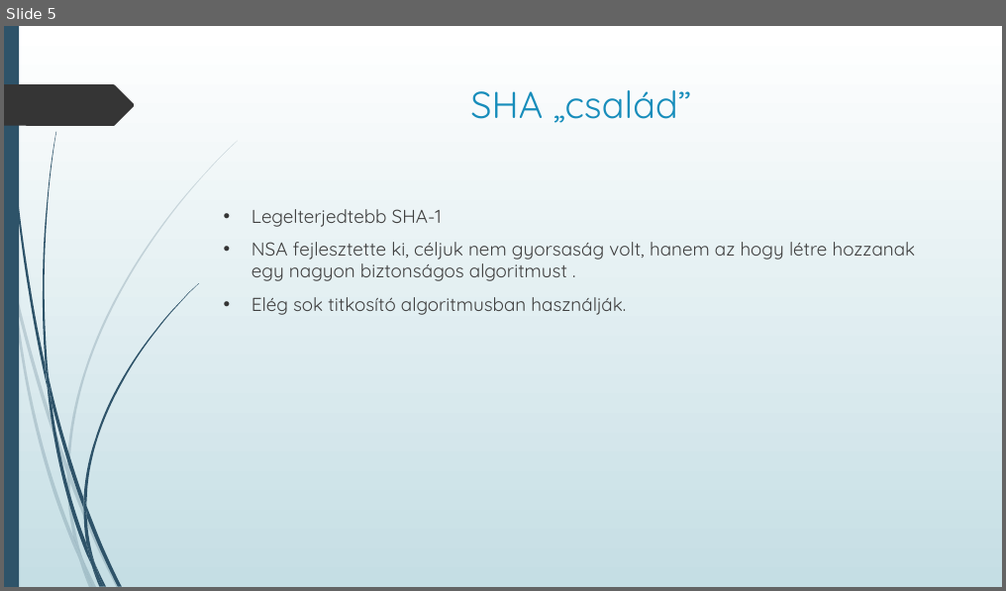
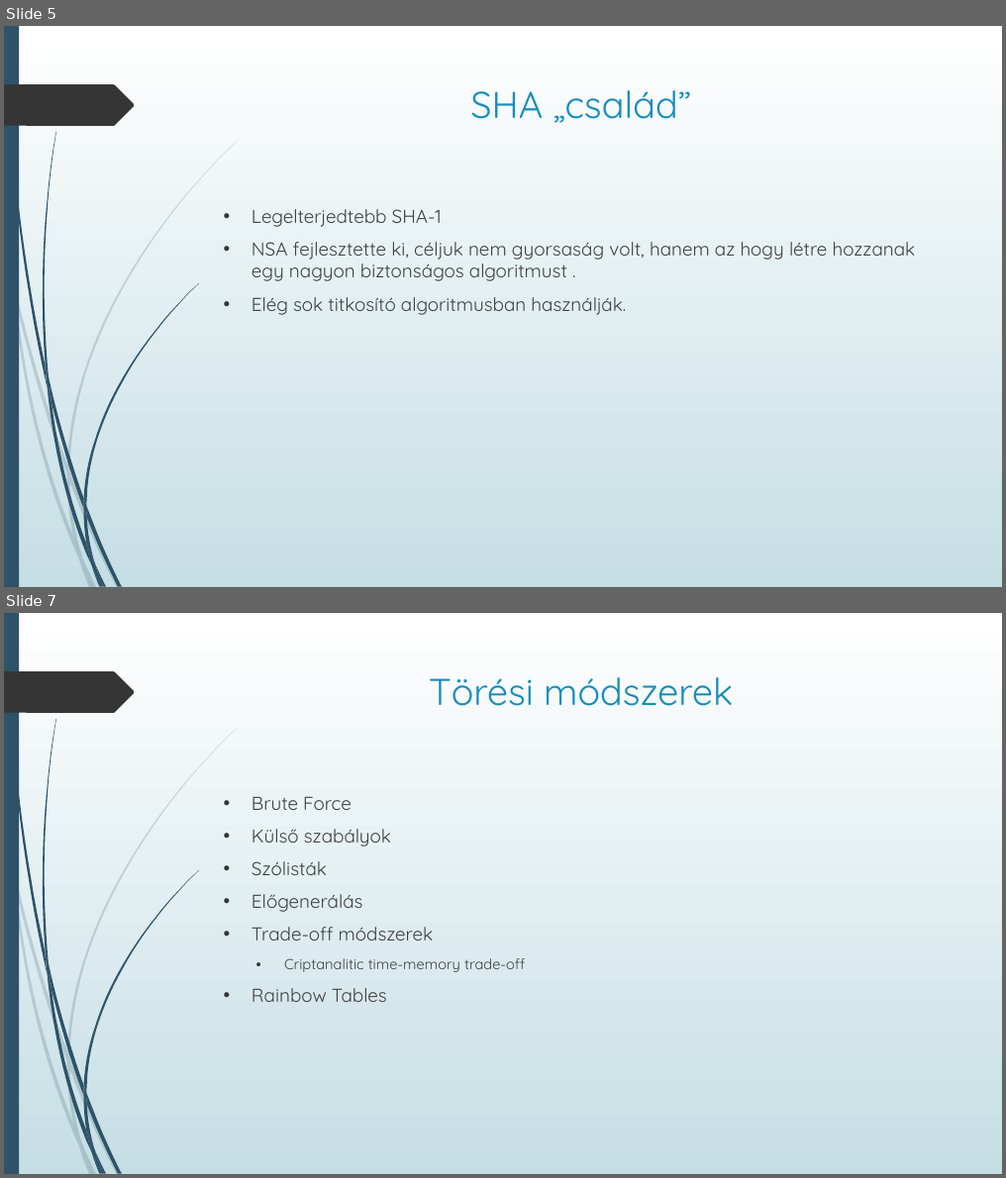
Before and after one commit to njszki-2016-14sz/CSS-Champions, a slide deck: Hash Tábla Algoritmisok.pptx. Shown one above the other, each under a label of ours: slide 5 before the commit, slides 5 and 7 after it; the slides between them are not shown. The pictures are 1006x591 and 1006x1178 pixels, drawn with LibreOffice and Linux fonts; fonts in the diff are those of the drawing. Boxes give left, top, right and bottom in pixels: in the first picture for what was removed or moved away, otherwise in the second. Text is boxed around its words. In the diff, an @@ line names an element or a change of style, - is before the commit and + after.

```diff
--- a/Hash Tábla Algoritmisok.pptx
+++ b/Hash Tábla Algoritmisok.pptx
@@ slide 7 added at (4,613,1002,1174), background gradient #FFFFFF to #C5DEE5; not listed: 24 template elements that a slide beside it also shows @@
@@ title added at (429,677,733,706), 36 pt, text #178DBB @@
+Törési módszerek
@@ text added at (252,796,525,1002), 18 pt, text #404040 @@
+• Brute Force
+• Külső szabályok
+• Szólisták
+• Előgenerálás
+• Trade-off módszerek
+    • Criptanalitic time-memory trade-off
+• Rainbow Tables
```
Also in this commit, not shown: 5 other slides added.
